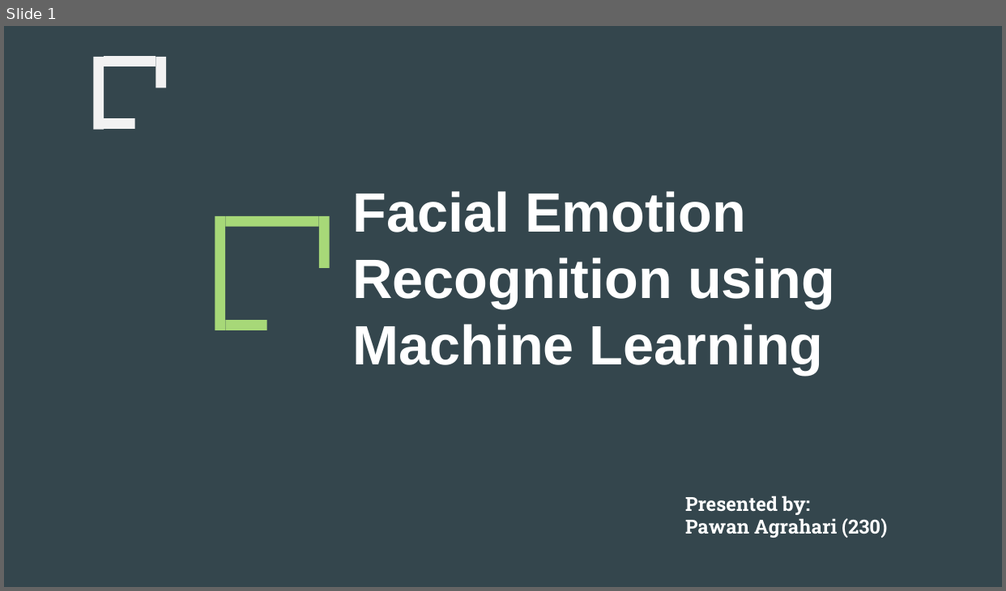
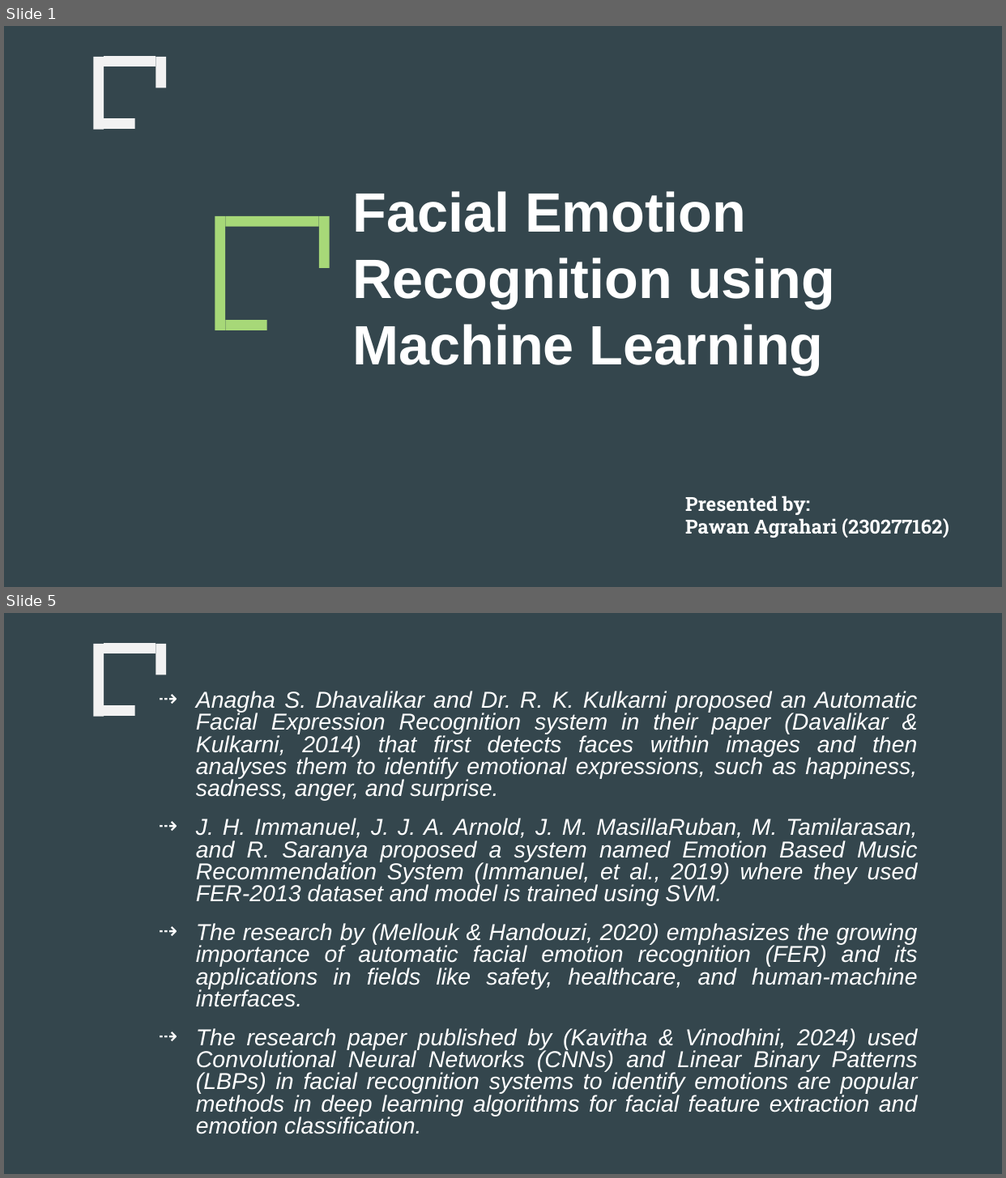
Before and after one commit to pawanagraharii/Facial-Emotion-Recognition-Using-Machine-Learning, a slide deck: PresentationSlides/230277162_PawanAgrahari_PresentationSlide_FacialEmotionDetectionUsingMachineLearning_2024.pptx. Shown one above the other, each under a label of ours: slide 1 before the commit, slides 1 and 5 after it; the slides between them are not shown. The pictures are 1006x591 and 1006x1178 pixels, drawn with LibreOffice and Linux fonts; fonts in the diff are those of the drawing. Boxes give left, top, right and bottom in pixels: in the first picture for what was removed or moved away, otherwise in the second. Text is boxed around its words. In the diff, an @@ line names an element or a change of style, - is before the commit and + after.

```diff
--- a/PresentationSlides/230277162_PawanAgrahari_PresentationSlide_FacialEmotionDetectionUsingMachineLearning_2024.pptx
+++ b/PresentationSlides/230277162_PawanAgrahari_PresentationSlide_FacialEmotionDetectionUsingMachineLearning_2024.pptx
@@ slide 5 added at box(4, 613, 1002, 1174), background #34464D; not listed: 4 template elements that a slide beside it also shows @@
@@ rectangle added at box(4, 613, 46, 1174), fill #34464D @@
@@ text added at box(196, 691, 918, 1135), 16.6 pt, text #FFFFFF, italic @@
+⇢ Anagha S. Dhavalikar and Dr. R. K. Kulkarni proposed an Automatic Facial Expression Recognition system in their paper (Davalikar & Kulkarni, 2014) that first detects faces within images and then analyses them to identify emotional expressions, such as happiness, sadness, anger, and surprise.
+⇢ J. H. Immanuel, J. J. A. Arnold, J. M. MasillaRuban, M. Tamilarasan, and R. Saranya proposed a system named Emotion Based Music Recommendation System (Immanuel, et al., 2019) where they used FER-2013 dataset and model is trained using SVM.
+⇢ The research by (Mellouk & Handouzi, 2020) emphasizes the growing importance of automatic facial emotion recognition (FER) and its applications in fields like safety, healthcare, and human-machine interfaces.
+⇢ The research paper published by (Kavitha & Vinodhini, 2024) used Convolutional Neural Networks (CNNs) and Linear Binary Patterns (LBPs) in facial recognition systems to identify emotions are popular methods in deep learning algorithms for facial feature extraction and emotion classification.
@@ slide 1 changed as well @@
@@ text at box(685, 518, 949, 538): text changed @@
-Pawan Agrahari (230)
+Pawan Agrahari (230277162)
```
Also in this commit, not shown: 13 other slides changed, 11 other slides added, 15 slides removed, 1 other file.
